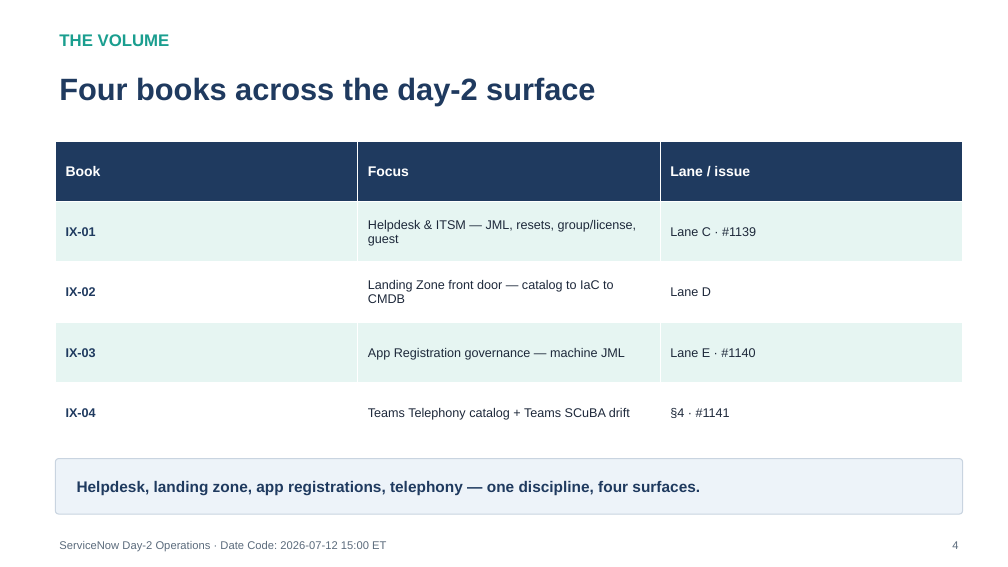
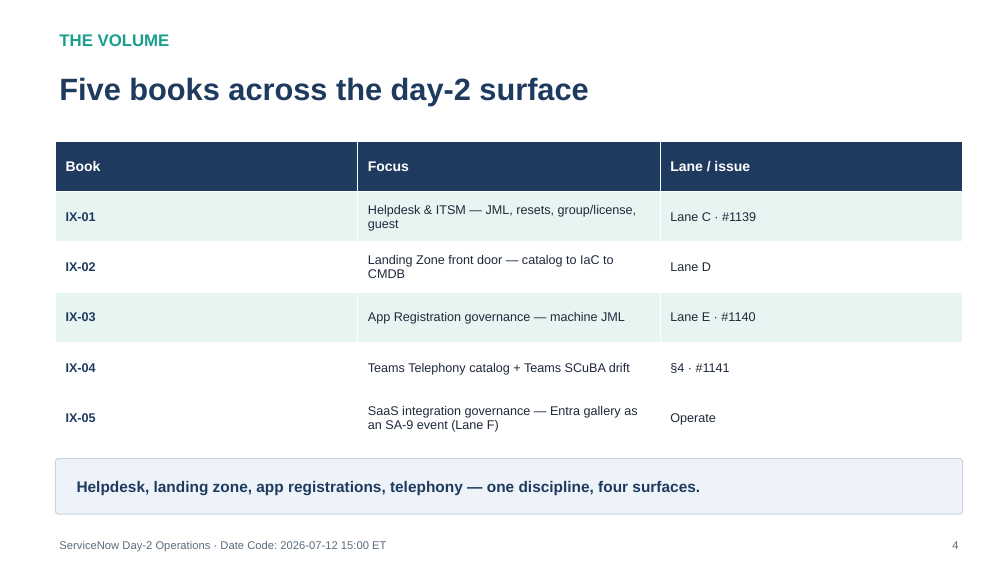
Before and after one commit to WhalerMike/uiao, a slide deck: slide 4 of inbox/Application Aware Networking/Vol_IX_Book_00_FedAAN_Day2_Operations_Overview.pptx. Drawn at 1008x567 pixels with LibreOffice and Linux fonts; fonts in the diff are those of the drawing. Boxes give left, top, right and bottom in pixels: in the first picture for what was removed or moved away, otherwise in the second. Text is boxed around its words. In the diff, an @@ line names an element or a change of style, - is before the commit and + after.

```diff
--- a/inbox/Application Aware Networking/Vol_IX_Book_00_FedAAN_Day2_Operations_Overview.pptx
+++ b/inbox/Application Aware Networking/Vol_IX_Book_00_FedAAN_Day2_Operations_Overview.pptx
@@ text at [59, 77, 588, 105]: text changed @@
-Four books across the day-2 surface
+Five books across the day-2 surface
@@ table at [55, 141, 963, 444] @@
+row 6: IX-05 | SaaS integration governance — Entra gallery as an SA-9 event (Lane F) | Operate
```
Also in this commit, not shown: 27 other files.
